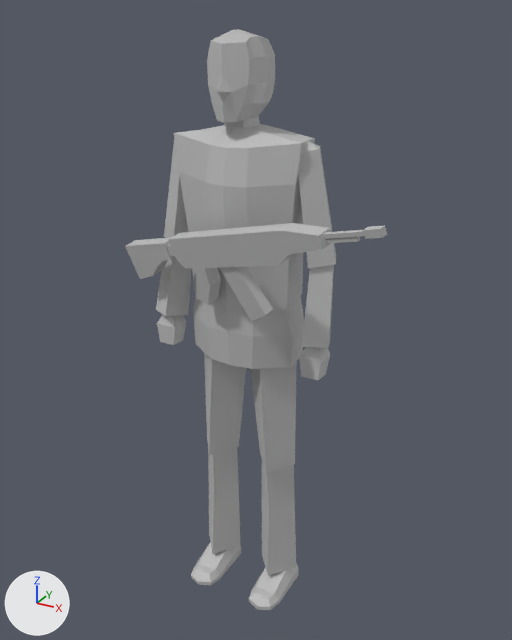
One commit to the FBX model Assets/FBX/PrototypePlayerTEST_ANIMS.fbx: the scene before it, then after it.
Camera for both pictures: a camera (50 mm lens) standing at (7.86, -13.82, 14.72) and looking at (0.52, -0.47, 8.05). Arrows for +X, +Y and +Z are at lower left; the lights stay in place. Where no turn or scale is listed for an object, it has been applied to the vertices.

Script lines for the objects in view, before the commit:
```python
me_mesh_001 = bpy.data.meshes.new('Mesh.001')
me_mesh_001.from_pydata(...)  # 120 vertices, 118 faces; spans x -0.74..6.34, y -1.91..0.34, z -0.86..2.01
me_mesh_001.materials.append(mat_lambert1_002)  # grey #bcbcbc
me_mesh_012 = bpy.data.meshes.new('Mesh.012')
me_mesh_012.from_pydata(...)  # 340 vertices, 306 faces; spans x -2.34..2.46, y -1.04..1.21, z -13.3..1.05
me_mesh_012.materials.append(mat_lambert1)  # grey #bcbcbc
ob_head = bpy.data.objects.new('Head', me_mesh_012)
ob_head.location = (-0.1, -0.23, 13.28)
ob_pcube1 = bpy.data.objects.new('pCube1', me_mesh_001)
ob_pcube1.location = (-2.15, -0.78, 9.34)
```
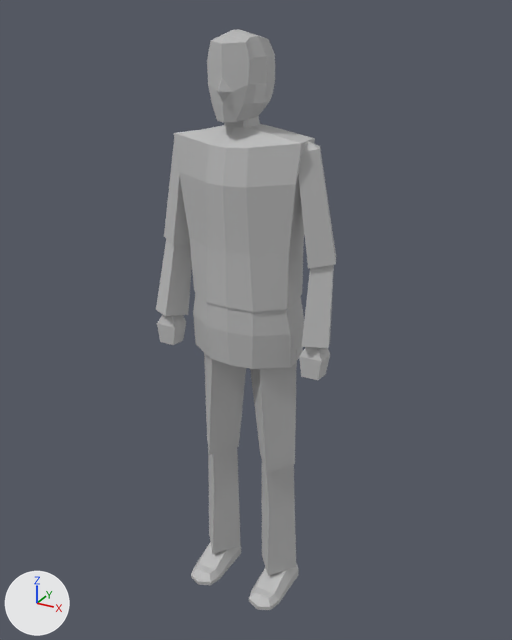
Location of each change, [x1, y1, x2, y2] in pixels of the pictures (512 x 640 px):
'pCube1', deleted
    before: [125, 223, 387, 321]

The change in detail:
Object 'pCube1' (ob_pcube1) is deleted.
